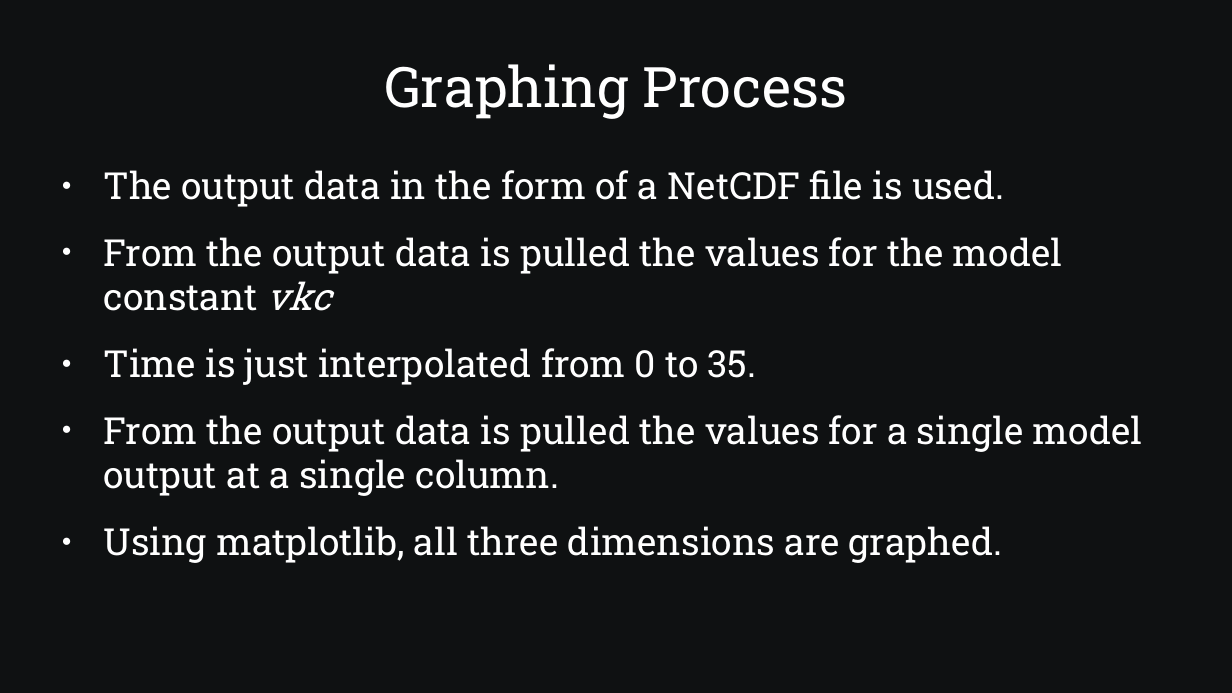
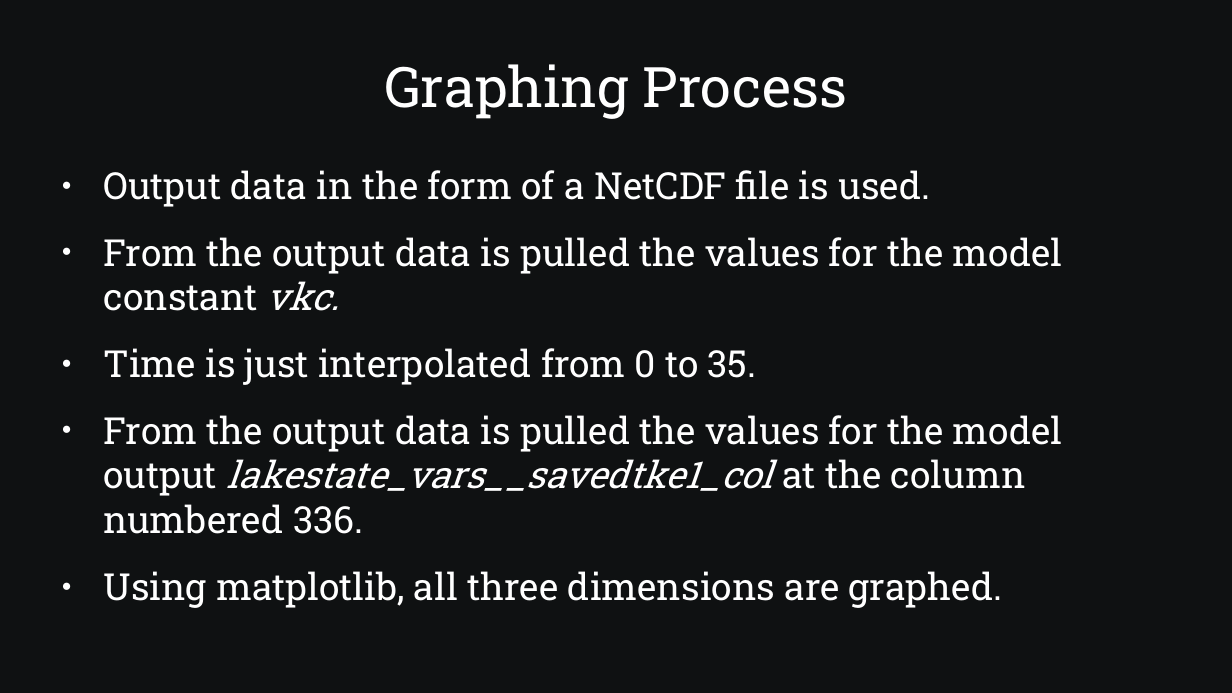
Before and after one commit to SamAllen06/lake_temp_work, a slide deck: slide 16 of documentation/for_collaborators/AnalysisOverview.pptx. Drawn at 1232x693 pixels with LibreOffice and Linux fonts; fonts in the diff are those of the drawing. Boxes give left, top, right and bottom in pixels: in the first picture for what was removed or moved away, otherwise in the second. Text is boxed around its words. In the diff, an @@ line names an element or a change of style, - is before the commit and + after.

```diff
--- a/documentation/for_collaborators/AnalysisOverview.pptx
+++ b/documentation/for_collaborators/AnalysisOverview.pptx
@@ text at (x1=104, y1=170, x2=1063, y2=311): text changed @@
-● The output data in the form of a NetCDF file is used.
-● From the output data is pulled the values for the model constant vkc
+● Output data in the form of a NetCDF file is used.
+● From the output data is pulled the values for the model constant vkc.
@@ text at (x1=104, y1=415, x2=1063, y2=534): text changed @@
-● From the output data is pulled the values for a single model output at a single column.
+● From the output data is pulled the values for the model output lakestate_vars__savedtke1_col at the column numbered 336.
```
Also in this commit, not shown: 4 other slides changed, 1 other file.
